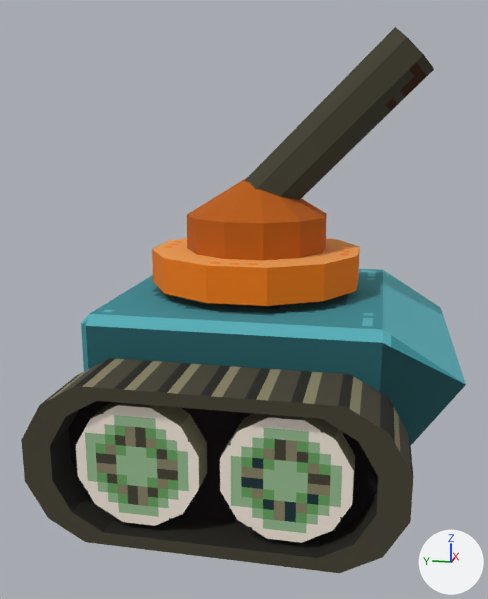
What one commit did to the glTF model enemies/robot/art/robot2.gltf.
Before and after are seen from a 50 mm camera at (-4.92, -0.89, 2.39) aimed at (-0.13, 0.07, 1.19). Every picture has the same lights, and +X, +Y and +Z are marked at lower right. The picture after the commit comes second. Where no turn or scale is listed for an object, it has been applied to the vertices. Vertices at exactly the same position are counted once.

The first picture shows 'barrel', 'tank_body', 'tread_r', 'turret', 'wheel_b_r', 'wheel_f_r'.
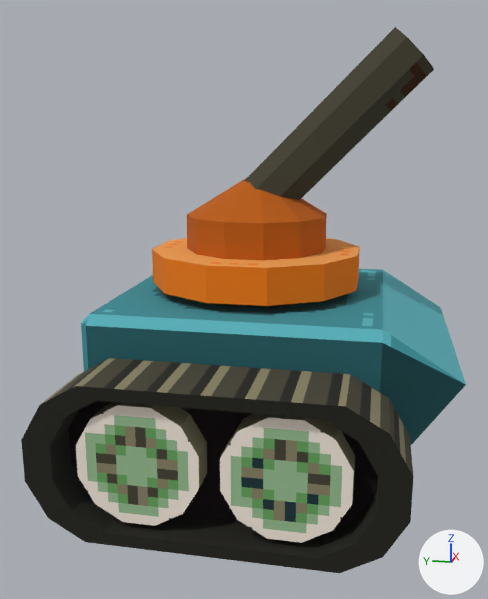
Changed parts and their boxes [x1, y1, x2, y2] in the pictures (488 x 599 px):
part 1 of me_mesh_2, surface changed: [21, 358, 413, 573] in both
part 2 of me_mesh_5, surface changed: before [76, 402, 207, 526]; after [220, 413, 355, 543]

The edits, one by one:
me_mesh_2 has 50 vertices, 96 faces and spans x 0.0..0.5, y -1.12..1.12, z -0.5..0.5.
me_mesh_2 is used by ob_tread_r; location (-1.562, 0.0, 0.5).
me_mesh_2 part 1: 84 kept faces spanning x 0.0..0.5, y -1.12..1.12, z -0.5..0.5 get new texture (UV) coordinates.
me_mesh_5 has 34 vertices, 60 faces and spans x 0.0..0.812, y -0.375..0.375, z -0.375..0.375.
me_mesh_5 is used by ob_wheel_b_r; parent ob_legs; location (-1.5, 0.438, -0.75).
me_mesh_5 part 2: texture (UV) coordinates of 60 of 60 faces, centred in x 0.0..0.812, y -0.375..0.375, z -0.375..0.375, changed; they spanned u 0.01..0.51, v 0.48..0.96 and now span u 0.04..0.51, v 0.48..0.93.
Object 'wheel_f_r' (ob_wheel_f_r) now shows me_mesh_5 instead of me_mesh_6.
